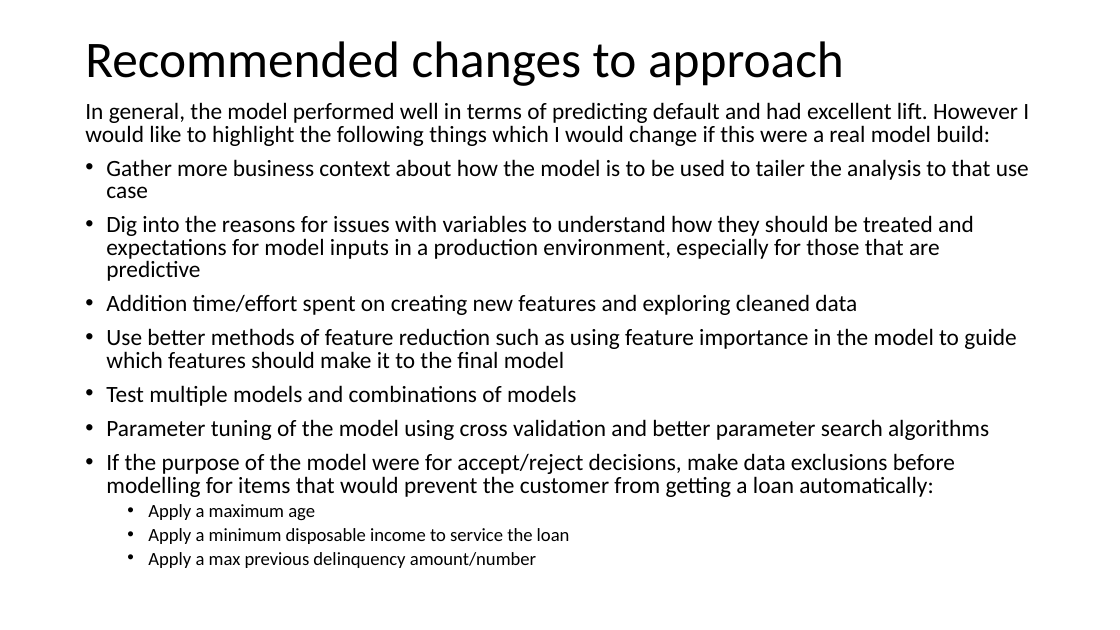
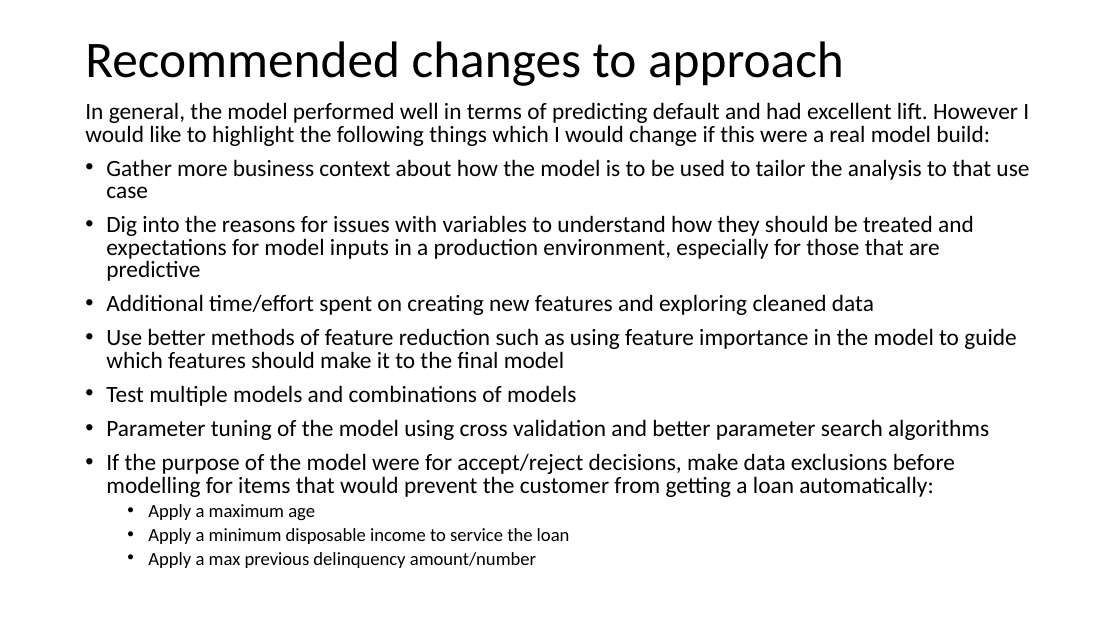
Before and after one commit to matthewjones-perth/givemesomecredit, a slide deck: slide 39 of Paidy Dataset Exercise.pptm. Drawn at 1120x630 pixels with LibreOffice and Linux fonts; fonts in the diff are those of the drawing. Boxes give left, top, right and bottom in pixels: in the first picture for what was removed or moved away, otherwise in the second. Text is boxed around its words. In the diff, an @@ line names an element or a change of style, - is before the commit and + after.

```diff
--- a/Paidy Dataset Exercise.pptm
+++ b/Paidy Dataset Exercise.pptm
@@ text at box(106, 159, 1029, 198): text changed @@
-• Gather more business context about how the model is to be used to tailer the analysis to that use case
+• Gather more business context about how the model is to be used to tailor the analysis to that use case
@@ text at box(106, 294, 874, 315): text changed @@
-• Addition time/effort spent on creating new features and exploring cleaned data
+• Additional time/effort spent on creating new features and exploring cleaned data
```
Also in this commit, not shown: 12 other slides changed.
